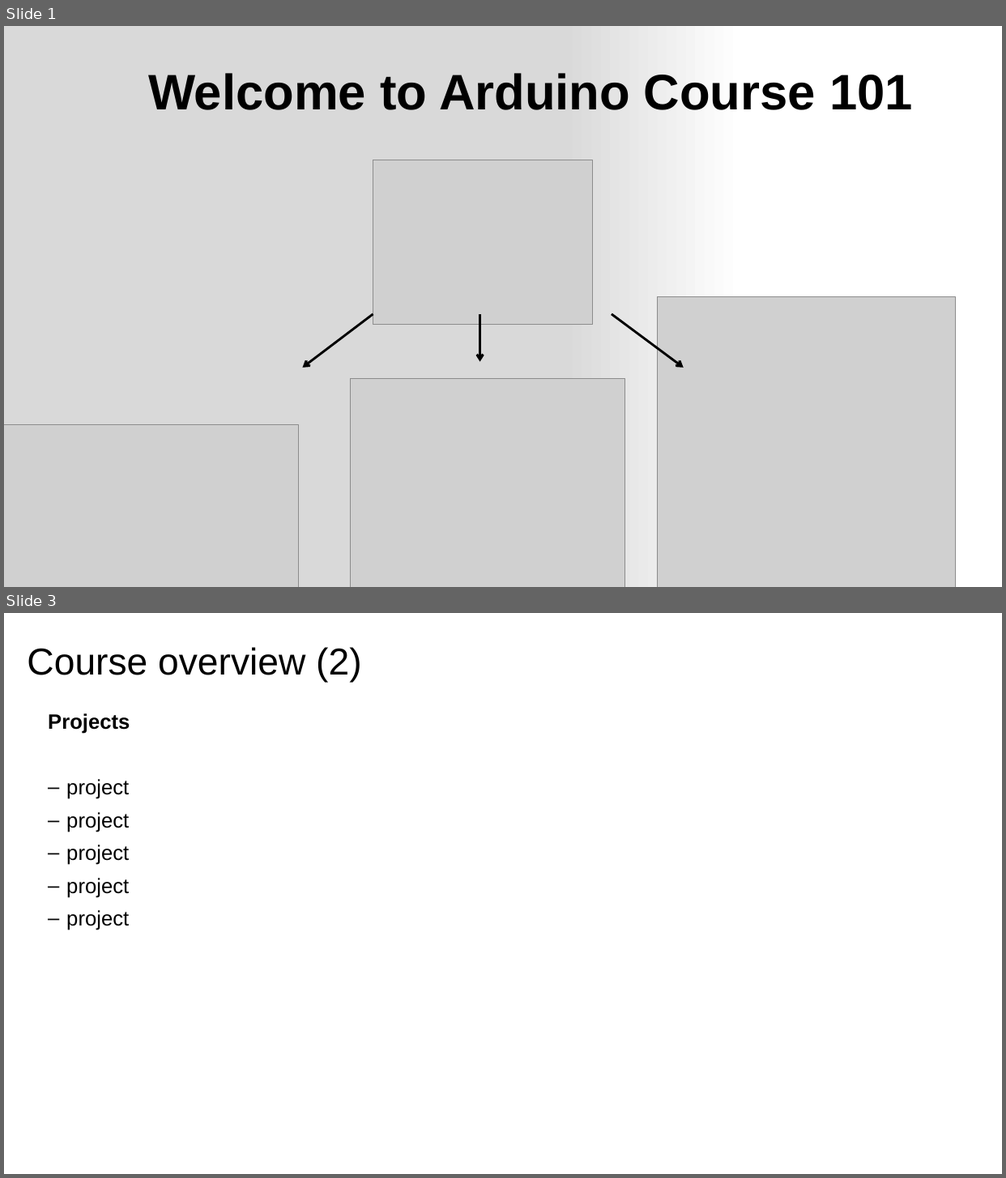
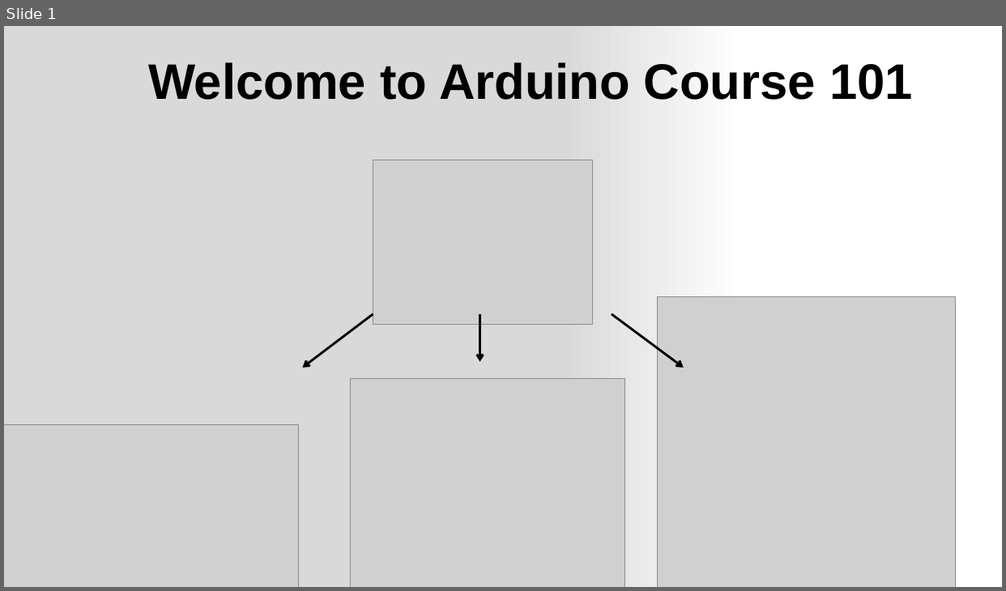
Before and after one commit to ShreimHossein/ArduinoCourse, a slide deck: course.pptx. Shown one above the other, each under a label of ours: slides 1 and 3 before the commit, slide 1 after it; the slides between them are not shown. The pictures are 1006x1178 and 1006x591 pixels, drawn with LibreOffice and Linux fonts; fonts in the diff are those of the drawing; grey boxes stand for pictures. Boxes give left, top, right and bottom in pixels: in the first picture for what was removed or moved away, otherwise in the second. Text is boxed around its words. In the diff, an @@ line names an element or a change of style, - is before the commit and + after.

```diff
--- a/course.pptx
+++ b/course.pptx
@@ slide 3 removed at (4,613,1002,1174), background #FFFFFF @@
@@ title removed at (27,647,361,683) @@
-Course overview (2)
@@ text removed at (48,713,130,931) @@
-Projects
-– project
-– project
-– project
-– project
-– project
@@ slide 1 changed as well @@
@@ text "Welcome to Arduino Course 101": place and size @@
-text "Welcome to Arduino Course 101" at (148,73,913,110)
+text "Welcome to Arduino Course 101" at (148,62,913,100)
```
Also in this commit, not shown: 1 other slide changed, 6 slides added, 1 other slide removed.
